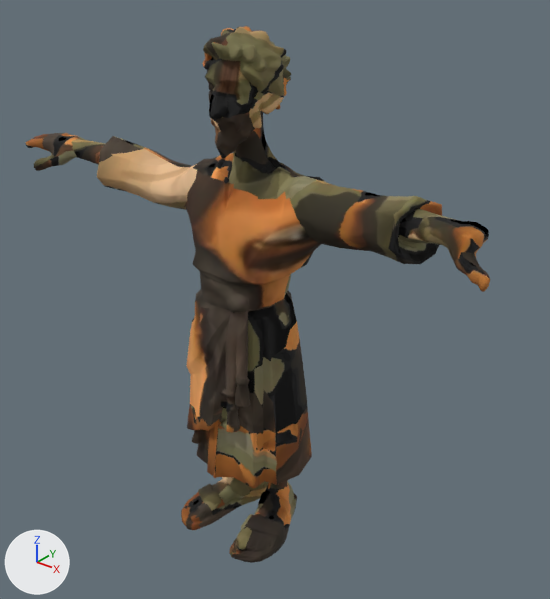
An edit to the glTF model assets-vila/personagens/magro.glb, drawn before and after from the same camera.
Before and after are seen from a 50 mm camera at (1.508, -1.698, 2.005) aimed at (0.073, 0.096, 0.892). Every picture has the same lights, and +X, +Y and +Z are marked at lower left. The older version comes first. Vertices at exactly the same position are counted once.

The older version as bpy lines, for what is in view:
```python
me_npc_magro = bpy.data.meshes.new('NPC_Magro')
me_npc_magro.from_pydata(...)  # 7453 vertices, 14911 faces; spans x -0.96..0.88, y -0.2..0.25, z -0.01..1.76
me_npc_magro.materials.append(mat_mat_magro)
ob_npc_magro = bpy.data.objects.new('NPC_Magro', me_npc_magro)
ob_npc_magro.location = (0.0, 0.0, 0.0)
```
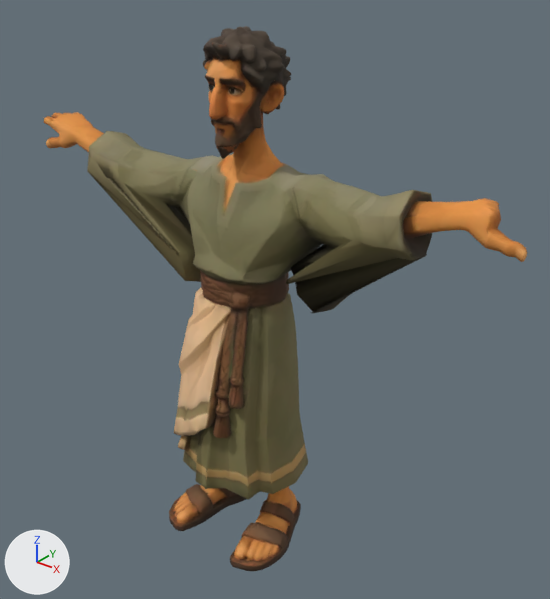
What the commit changed:
me_npc_magro is used by ob_npc_magro; location (0.0, 0.0, 0.0).
me_npc_magro had 7453 vertices, 14911 faces and spanned x -0.96..0.88, y -0.2..0.25, z -0.01..1.76.
me_npc_magro now has 7453 vertices, 14911 faces and spans x -0.97..0.93, y -0.23..0.2, z 0.0..1.76.
me_npc_magro part 1: 3517 of 7453 vertices moved; they spanned x -0.96..0.88, y -0.2..0.25, z -0.01..1.38 and now span x -0.97..0.93, y -0.23..0.2, z 0.0..1.4; mean shift (0.0, -0.01, 0.01); largest move (-0.63, 0.09, 1.18) -> (-0.22, 0.08, 0.9).
me_npc_magro part 2: texture (UV) coordinates of 14911 of 14911 faces, centred in x -0.96..0.88, y -0.2..0.25, z -0.01..1.76, changed; they spanned u 0.0..0.99, v 0.0..1.0 and now span u 0.0..0.97, v 0.0..1.0.

What differs and where, as boxes (x1, y1, x2, y2) in the pictures (550 x 599 px; the box of a moved part takes in the faces that stretch with it):
'NPC_Magro', reshaped, surface changed
    before: (26, 26, 490, 563)
    after: (44, 26, 527, 571)
part 1 of me_npc_magro, moved or reshaped
    before: (26, 133, 490, 563)
    after: (44, 112, 527, 571)
part 2 of me_npc_magro, surface changed
    before: (26, 26, 490, 563)
    after: (44, 26, 527, 571)
